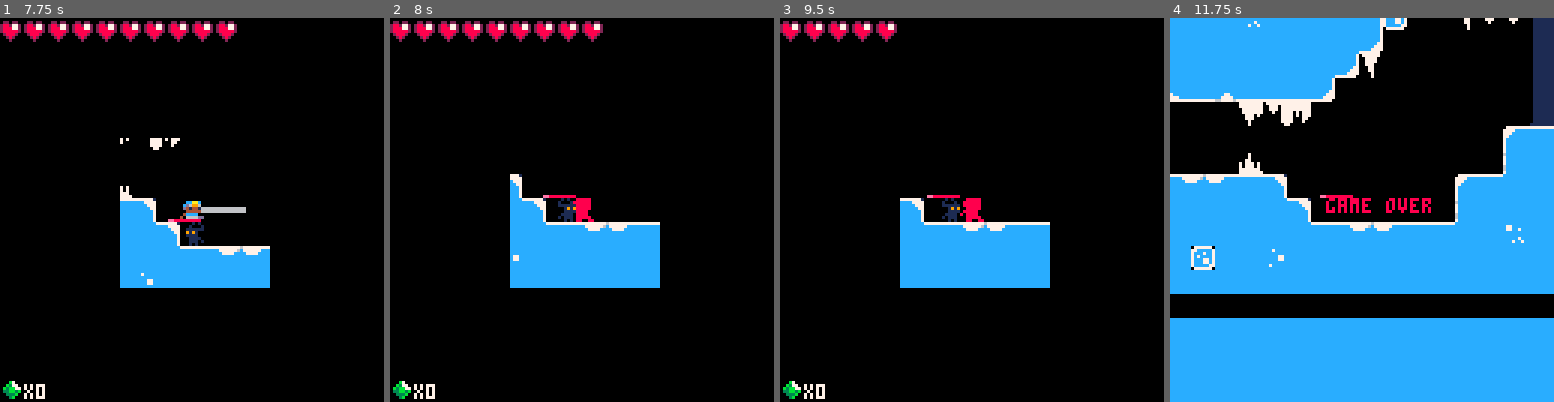
Above: before the commit, frames 1-4 (left to right).
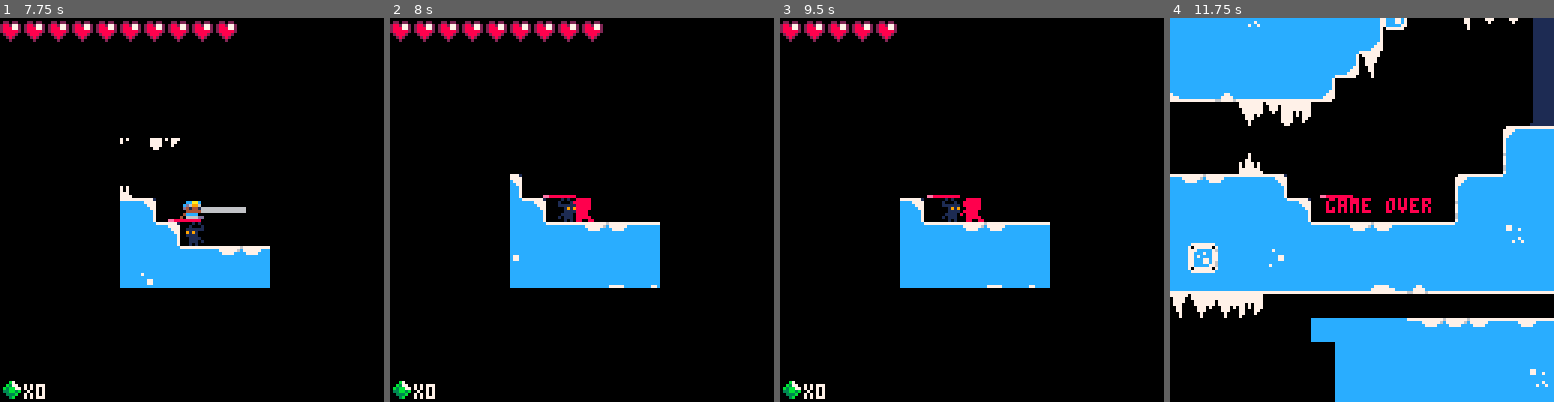
Above: after the commit, the same moments.

Repository: kygetta/Diver
Game: PICO-8 cartridge demo_2.p8
Two runs of this game, one before a commit and one after it. Both use one fixed random seed, a clock stepped at 60 frames per second and the inputs below.
Inputs:
- Up to frame 1 (7.75 s): tap X (X key) at 0.33, 1.07, 1.85, 2.97, 4.08, 5.2, 6.32, 7.43 s; tap O (Z key) at 0.7, 1.7, 2.1, 2.5, 2.9, 3.3, 3.7, 4.1, 4.5, 4.9, 5.3, 5.7, 6.1, 6.5, 6.9, 7.3, 7.7 s; hold Right 1.6-2.1 s; hold Up 2.15-2.42 s; hold Right 2.47-3.03 s; hold Left 3.08-3.58 s; hold Down 3.63-3.97 s; hold Right 4.02-4.68 s; hold Up 4.73-5.03 s; hold Left 5.08-5.68 s; hold Down 5.73-6.03 s; hold Right 6.08-6.58 s; hold Right 6.63-7.13 s; hold Up 7.18-7.45 s; hold Right from 7.5 s (still down)
- Up to frame 2 (8 s): keep holding Right
- Up to frame 3 (9.5 s): release Right at 8.07 s; tap O (Z key) every 0.4 s from 8.1 to 9.3 s; hold Left 8.12-8.62 s; tap X (X key) at 8.55 s; hold Down 8.67-9 s; hold Right from 9.05 s (still down)
- Up to frame 4 (11.75 s): tap X (X key) at 9.67, 10.78 s; tap O (Z key) every 0.4 s from 9.7 to 11.7 s; release Right at 9.72 s; hold Up 9.77-10.07 s; hold Left 10.12-10.72 s; hold Down 10.77-11.07 s; hold Right 11.12-11.62 s

Frame 1 is identical in both runs. In frame 2, less than 0.1% of the frame differs, in the area x 57-70%, y 69-71%; in frame 3, less than 0.1%; in frame 4, 12%, in the area x 0-100%, y 58-100%.

Commit message:
Add files via upload
added more areas + tile sets

Diff:
--- a/demo_2.p8
+++ b/demo_2.p8
@@ -77,6 +77,7 @@
 gem_count=0 -- green gem count
 
 dmgtimer = 0 -- dmg cooldown
+dmgcounter = 0 -- freezes damage
 -->8
 -- draw --
 
@@ -124,7 +125,7 @@
 end --end of draw_health
 
 -->8
---enemy damage
+-- damage enemies collision --
 function handle_grapple_enemy_collision()
     if hook_launched then
         local dx = rope_end_x - hook_x
@@ -252,7 +253,7 @@
 end -- end of shadow_mask
 
 -->8
--- enemy health
+-- enemy health bar --
 function draw_enemy_health()
     local bar_width = 10  -- Adjust the width of the health bar as needed
     local bar_height = 0   -- Adjust the height of the health bar as needed
@@ -302,14 +303,15 @@
 end -- end of enemy_collision
 
 -->8
---enemy damage collision
+-- enemy damage collision --
 function damage_grapple_collision(x, y, f)
     local tile_x = flr(x / 8)
     local tile_y = flr(y / 8)
     if fget(mget(tile_x, tile_y), f) then
-		return true --collision detected
-	end
-	return false
+					--dmgtimer = 3 -- if colliding, mark with timer
+					return true --collision detected
+				end
+			return false
 end
 
 
@@ -523,6 +525,10 @@
 function update_game()
 	--check if player is alive
 if (hp>0) then
+-- check if player is damaged
+if dmgcounter>0 then
+	dmgcounter = dmgcounter-1
+else
 ----------------------------------<3kylie
 	 -- grappling hook logic
 	 if btnp(4) then -- "z" key
@@ -629,6 +635,7 @@
 		p.x = gx*8
 		--turn off gravity and decrement health
 		p.hurt=true
+		dmgcounter=15
 		g=0
 		jumping=true
 		hp-=1
@@ -829,8 +836,8 @@
  cam_x=p.x-64+(p.w/2)
  cam_y=p.y-64+(p.w/2)
  camera(cam_x,cam_y)
-	end
-
+	end -- end of dmgcounter if statement
+	end -- end of
 	-- adds sound effects to the
 	-- game
 	update_sound()
@@ -1139,7 +1146,7 @@
 
 
 __gff__
-0000000000000000000040400200000049494949000000000000404000000000000000000000000000000000000000000000000000000000000000000000000000080808080808080808080808080808080808080808080808080808080808080818181818180000000000000000000000000000002020202008080800000000
+0000000000000000000040400200000049494949000000000000404000000000080808080808080808080808080800000000000000000000000000000000000000080808080808080808080808080808080808080808080808080808080808080818181818180000000000000000000000000000002020202008080800000000
 0000000000000000000000000000000000000000000000000000000000000000000000000000000000000000000000000000000000000000000000000000000000000000000000000000000000000000000000000000000000000000000000000000000000000000000000000000000000000000000000000000000000000000
 __map__
 4141414141414141414141414141414141414141414141414141414141414141414241414141414141414141414141414141414141414141414141414141414141414141414141414141414141414141414141414141414141414141414141414141414141414141414141414141414141414141414141414141414141414141
@@ -1154,29 +1161,29 @@
 41550c6c00000000000000006e000000000000000000004a4141520000004a414143414152630000000000475e5e5e5e5e5e5e455e4446455e4142414152610000000000000000654a415e56000066660000004742415262000000000000000000000000000000000000000000006c6d4a41414142414141520b0b00004b4141
 41414d515f4c4d4f4e4f504e4d51000000000000004c4d41414341515f4c41414141414152610000000000006b6a69000000000000000000004741414152620000000000000000634a52650000000000000000004741526100000000000058595d00000000000000000000005859595941415e5e5e5e41415e595c0000474141
 414142414d414141424141414141510000000000004a4141414141414d414141414141415262000000000000000000000000000000000000000047414152640000000000000000634a5262000000000000000000654a52610000000000000000000000000000000000000000000000004a52000000004a520000000000654a41
-5f41414143414141414141414141414d4f504e4d4d414142414141414141414141414142526400006c6d000058595c00006d6e6d00000000000000475e5e595d5f5759595c0000614a526300000000000c000000624a52620000000000000000007b00000000000000000000000000004a520000000047560000000000624a41
-414141414141414141415f41414341414141414141414141414141414141414141414141414d4f504e4d5100000000004c4d4f504e510000000000696f706b6700000000000000624a5263000000006000000000634a52640000000000000000005f0058595d000000000000000000004a520c00000000000000000000614a41
-414141414141414241414141414141414141414141414141414141414141414141414141414141414141520a0a0b0b0a4a42414141415100000000007271000000000000000000644a526200005f0a0a0a5f0000614a414d4d51000000000000006600000000007b00000000000000004a414d4d4d4d4d650000000000624941
-414141414141414141000000000000000000000000000000000000000000004241414141414141424141414d4d4d4d4d4141414141434151000000007271000000000000004c4d4d4152620000585959595c0000624a42414352000000000000000000000000007a6c6d6c000000000c4a414141414141610000000000634841
-4141414100000000004141414141414141414141414141414141414141410000004141414141414141414141414141414141414141414141510000007374000000006c6d004a4141425264000000474156000000644a414141414d4d4d4d4d4d4d4d4d4d4d4d4d414d4d4d4d4d4d4d4d414141414141416100000a0a0b644b41
-414141000041414141414141414141414141414141414141414141414141414100000000474544465e5e5e5e5e5e5e5e4141414141414141414f5050504e4d4d4d4d4d4d4d414241415e5c000000657a650000584d414143414141414141414141414141414141414142415e4141414141414141414141620000585a594d4141
-4141410041414141414141414141414141414141414141414141414141414141414151000000000000000000000000004a415e44464541414141414141415e5e5e5e5e5e4141415e560000000000617a610000004741414141414141414141424141415e41414141414152604a41414141414141414141630000006900494141
-41410000414141414141414141414141414141414141414141414141414141414141414d4d4d4f504e4d4d5100000000475600000000474141415e5e5e5600005f000000475e5600000000000000617a620000000047414341414241414141414141525f4a4141414141414d41415e5e5e454446455e56640000000000484141
-41410041414141414141414141414141414141414141414141414141414141414141414141414141414141414d4d510000000000000000475e560000000000000000000065000000000000000000627a620000000000475e415e5e5e5e454544465e5e595e5e5e4141414141415600000069696600006600000000000d4b4141
-414100414141414141414141414141414141414141414141414141414141414141414141424141414141414143414159594d4d5c000000006b660000000000000000000062000000000000000000647a646d6d00000000007a00000000000000000000006767004a41414141525f0000000000000000000000004c4d4d414141
-4141004141414141414141414141414141414141414141414141414141414141414141414141414141414141414156000047560000006000000000000000000000000000630000000000574f504e4d414d4f4e51000000007900000000000000000000000000004a41414141415d00000000000000000000004c414141414241
-41410041414141414141414141414141414141414141414141414141414141414141414141414141414141415e5600000000000000000000000000000000000a0b0a0000630000000000004941414141424141414d5100000000000000000000000000000000007875757576770000000000000000000000004a414141414141
-41410041414141414141414141414141414141414141414141414141414141414141414141414141414141520c000000000000005f00000000000000000000585a5d0000610000000000004b414241424141414141414d4d510a0a0b7b0a0a7b0a0a7b0a0a4c4d4d4d4d4d4d4d4d510a0a0b7b0b0b7b0a0b4c4141415f4a4141
-41410041414141414141414141414141414141414141414141414141414141414141414141414141414141414d4d4d51006c6c00006d6d6000000000000000657a6500006200000a0b0b0a4a414141414141414141414341414d4d4d414d4d414d4d414d4d414141414141414141414d4d4d414d4d414d4d414141414d414141
-4141004141414141414141414141414141414141414141414141414141414141414141414141414141414141414241414d4f504e4f4e4d4d51000000000000627a610000640000654c4d4d4141414141414141414141414141414141414141414141414142414141414141414341414141414141414141414141414143414141
-4141004141414141414141414141414141414141414141414141414141414141414141414141414141414141414141414141414141414141414d5100000000647a610000000000624a41414141414141414141414141414141424141414141414141414141414141414141414141414141414141414141414141434141414141
-41414141414141414141414141414141414141414141414141414141414141414141414141414141414141414141414341414141414143414141414d4f504e4d52620000000000624a41414141414141414141414141414141414141414141414141414141414141414141414141414141414141414141414141414141414141
-4141414141414141414141414141414141414141414141414141414141414141414141414141414141414141414141414141414141414141414341414141414152630000000000634a41414141414141414141414141414141414141414141414141414141414141414141414141414141414141414141414141414141414141
-41414141414141414141414141414141414141414141414141414141414141414141414141414141414141414141414141414141414141414141414141434141526400005f0000644a41414141414141414141414141414141414141414141414141414141414141414141414141414141414141414141414141414141414141
-4141414141414141414141414141414141414141414141414141414141414141414141414141414141414141414141414141414141414141414141414141414141520a0a0b0a0b4c4141414141414141414141414141414141414141414141414141414141414141414141414141414141414141414141414141414141414141
-…(6 lines of a section not shown)…
+5f4141414341414141415e414141414d4f504e4d4d414142414141414141414141414142526400006c6d000058595c00006d6e6d00000000000000475e5e595d5f5759595c0000614a526300000000000c000000624a52620000000000000000007b00000000000000000000000000004a520000000047560000000000624a41
+414141414141414141525f4a41434141414141414141414141415e414141414141414141414d4f504e4d5100000000004c4d4f504e510000000000696f706b6700000000000000624a5263000000006000000000634a52640000000000000000005f0058595d000000000000000000004a520c00000000000000000000614a41
+4141414141414142415e595e5e5e5e5e5e4446455e5e5e5e5e565f475e5e5e4141414141414141414141520a0a0b0b0a4a42414141415100000000007271000000000000000000644a526200005f0a0a0a5f0000614a414d4d51000000000000006600000000007b00000000000000004a414d4d4d4d4d650000000000624941
+414141414446455e566668686a000000000000000000000000000000000000475e414141414141424141414d4d4d4d4d4141414141434151000000007271000000000000004c4d4d4152620000585959595c0000624a42414352000000000000000000000000007a6c6d6c000000000c4a414141414141610000000000634841
+414141560000007a00000000000000414141414f50504e4f4e4d4d4d4d51000000475e5e4141414141414141414141414141414141414141510000007374000000006c6d004a4141425264000000474156000000644a414141414d4d4d4d4d4d4d4d4d4d4d4d4d414d4d4d4d4d4d4d4d414141414141416100000a0a0b644b41
+414152000000007a000000000000000041414141414141414141434141414d5100000000474544465e5e5e5e5e5e5e5e4141414141414141414f5050504e4d4d4d4d4d4d4d414241415e5c000000657a650000584d414143414141414141414141414141414141414142415e4141414141414141414141620000585a594d4141
+41415600004c4d4d5100000000000000414141414141414142414141414141414f4e51000000000000000000000000004a415e44464541414141414141415e5e5e5e5e5e4141415e560000000000617a610000004741414141414141414141424141415e41414141414152604a41414141414141414141630000006900494141
+41410000004141414100000000000000414141414141414141414141414141414141414d4d4d4f504e4d4d5100000000475600000000474141415e5e5e56000000000000475e5600000000000000617a620000000047414341414241414141414141525f4a4141414141414d41415e5e5e454446455e56640000000000484141
+41410000004141414100000000000000414141414141414141414141414141414141414141414141414141414d4d510000000000000000475e560000000000000000000065000000000000000000627a620000000000475e5e5e5e5e5e454544465e5e595e5e5e4141414141415600000069696600006600000000000d4b4141
+414100004141414141410041414141414141414141414141414141414141414141414141424141414141414143414159594d4d5c000000006b660000000000000000000062000000000000000000647a646d6d00000000696a6b000000000000000000006767004a41414141525f0000000000000000000000004c4d4d414141
+414100004141414141000041414141414141414141414141414141414141414141414141414141414141414141415600004756000000600000000000000000005f000000630000000000574f504e4d414d4f4e51000000000000000000000000000000000000004a41414141415d00000000000000000000004c414141414241
+41410000414141414100000000000000000041000000000000414141414141414141414141414141414141415e5600000000000000000000000000000000000a0b0a0000630000000000004941414141424141414d510000000000006c000000000000000000007875757576770000000000000000000000004a414141414141
+41410000414141410000004141414141414141414141414100000041414141414141414141414141414141520c000000000000005f00000000000000000000585a5d0000610000000000004b414241424141414141414d4d510000007b00007b00007b00004c4d4d4d4d4d4d4d4d510a0a0b7b0b0b7b0a0b4c4141415f4a4141
+41410000414141410041000041414141414141414141414141410000414141414141414141414141414141414d4d4d51006c6c00006d6d6000000000000000657a6500006200000a0b0b0a4a414141414141414141414341520a0a0b7a0a0a7a0a0a7a0a0a4a4141414141414141414d4d4d414d4d414d4d414141414d414141
+4141000041414100004100000041414141414141414141414141410000414141414141414141414141414141414241414d4f504e4f4e4d4d51000000000000627a610000640000654c4d4d41414141414141414141414141414d4f4e414d4d414d4d414d4d414141414141414341414141414141414141414141414143414141
+4141000041414100414141000000414141414141414141414141414100004141414141414141414141414141414141414141414141414141414d5100000000647a610000000000624a41414141414141414141414141414141424141414141424141414141414141414141414141414141414141414141414141434141414141
+41410000414141004141410041000041414141414141414141414141410000414141414141414141414141414141414341414141414143414141414d4f504e4d52620000000000624a41414141414141414141414141414141414141414141414141414141414141414141414141414141414141414141414141414141414141
+4141000041414100414141004141414100004141414141414141414141410000414141414141414141414141414141414141414141414141414341414141414152630000000000634a41414141414141414141414141414141414141414141414141414141414141414141414141414141414141414141414141414141414141
+41410000414141004141410041414141410000004141414141414141414141410041414141414141414141414141414141414141414141414141414141434141526400005f0000644a41414141414141414141414141414141414141414141414141414141414141414141414141414141414141414141414141414141414141
+4141000041414100414141004141414141414141000000414141414141414141410000004141414141414141414141414141414141414141414141414141414141520a0a0b0a0b4c4141414141414141414141414141414141414100000000000000000000000000000000000000000000004141414141414141414141414141
+…(6 lines of a section not shown)…
Not shown, changed: 58 lines of the sprite sheet (__gfx__) section of demo_2.p8
